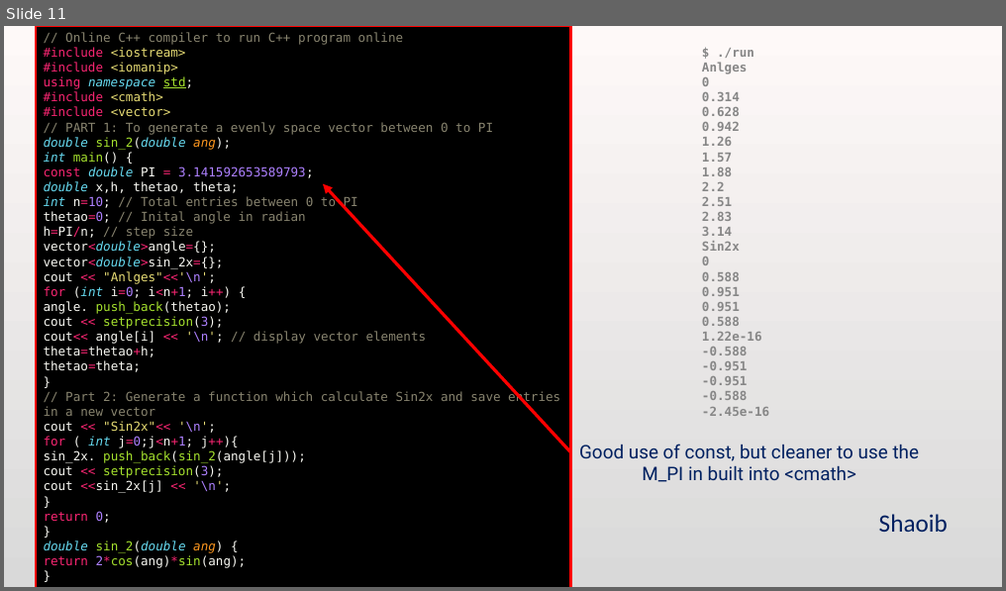
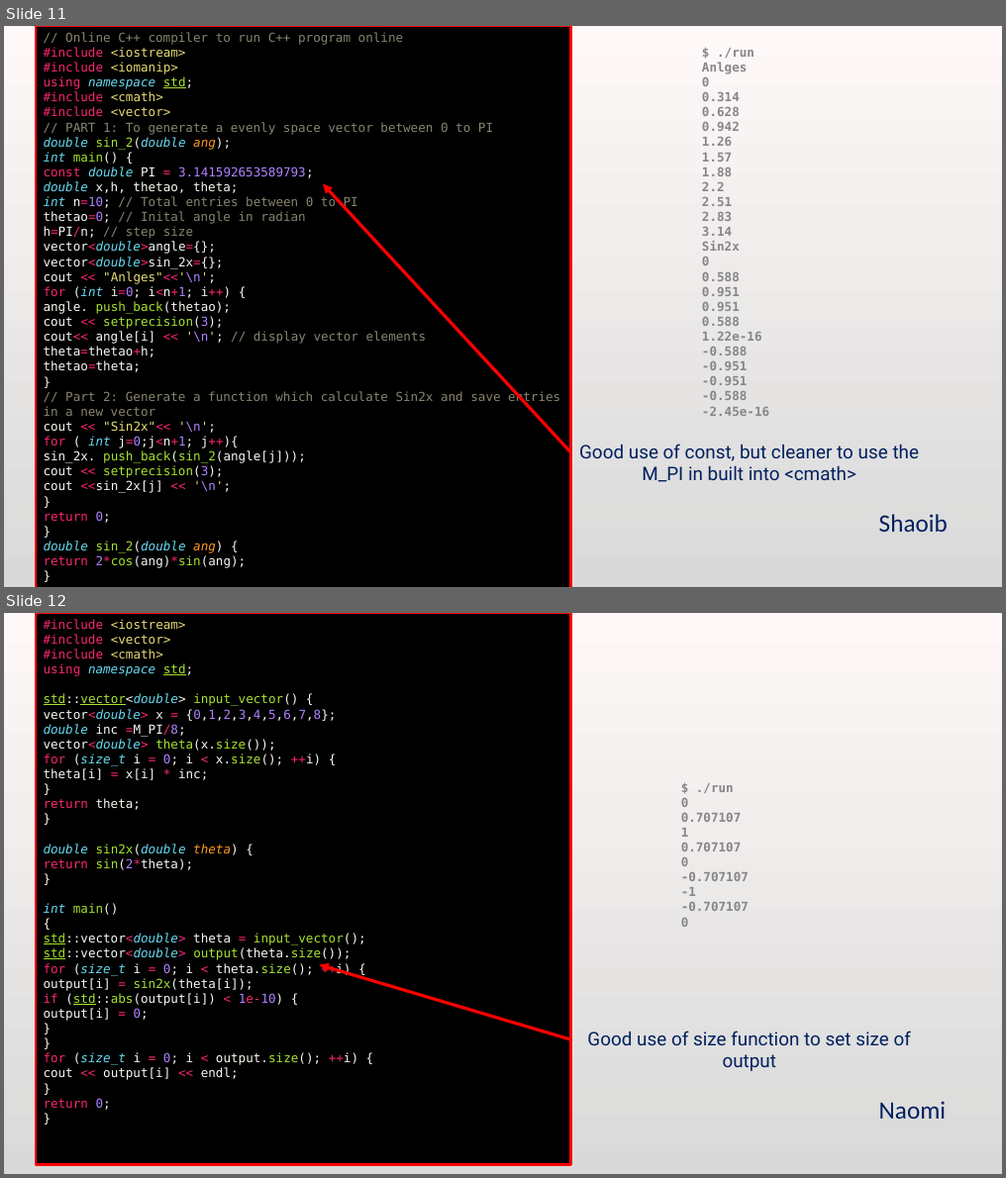
Before and after one commit to Alex-Hill94/Alex-Hill94.github.io, a slide deck: Workshop/Intro_to_C++/2024/WS3.pptx. Shown one above the other, each under a label of ours: slide 11 before the commit, slides 11 and 12 after it. The pictures are 1006x591 and 1006x1178 pixels, drawn with LibreOffice and Linux fonts; fonts in the diff are those of the drawing; background and template pictures are left out. Boxes give left, top, right and bottom in pixels: in the first picture for what was removed or moved away, otherwise in the second. Text is boxed around its words. In the diff, an @@ line names an element or a change of style, - is before the commit and + after.

```diff
--- a/Workshop/Intro_to_C++/2024/WS3.pptx
+++ b/Workshop/Intro_to_C++/2024/WS3.pptx
@@ slide 12 added at <box>4,613,1002,1174</box>, background gradient #FEF9F8 to #D9D9D9 @@
@@ rectangle added at <box>36,613,570,1164</box>, fill #000000, outline #FF0000 2.5 pt, 12 pt, text #F8F8F2 @@
+#include <iostream>
+#include <vector>
+#include <cmath>
+using namespace std;
+std::vector<double> input_vector() {
+vector<double> x = {0,1,2,3,4,5,6,7,8};
+double inc =M_PI/8;
+vector<double> theta(x.size());
+for (size_t i = 0; i < x.size(); ++i) {
+theta[i] = x[i] * inc;
+}
+return theta;
+}
+double sin2x(double theta) {
+return sin(2*theta);
+}
+int main()
+{
+std::vector<double> theta = input_vector();
+std::vector<double> output(theta.size());
+for (size_t i = 0; i < theta.size(); ++i) {
+output[i] = sin2x(theta[i]);
+if (std::abs(output[i]) < 1e-10) {
+output[i] = 0;
+}
+}
+for (size_t i = 0; i < output.size(); ++i) {
+cout << output[i] << endl;
+}
+return 0;
+}
@@ text added at <box>681,783,748,927</box>, 12 pt, text #868686, bold @@
+$ ./run
+0
+0.707107
+1
+0.707107
+0
+-0.707107
+-1
+-0.707107
+0
@@ arrow added from (571, 1040) to (319, 964), #FF0000 3 pt @@
@@ text added at <box>587,1031,911,1071</box>, 18 pt, text #002060 @@
+Good use of size function to set size of output
@@ text added at <box>879,1101,946,1119</box>, 24 pt, text #002060 @@
+Naomi
```
Also in this commit, not shown: 1 other slide added, 1 other file.
